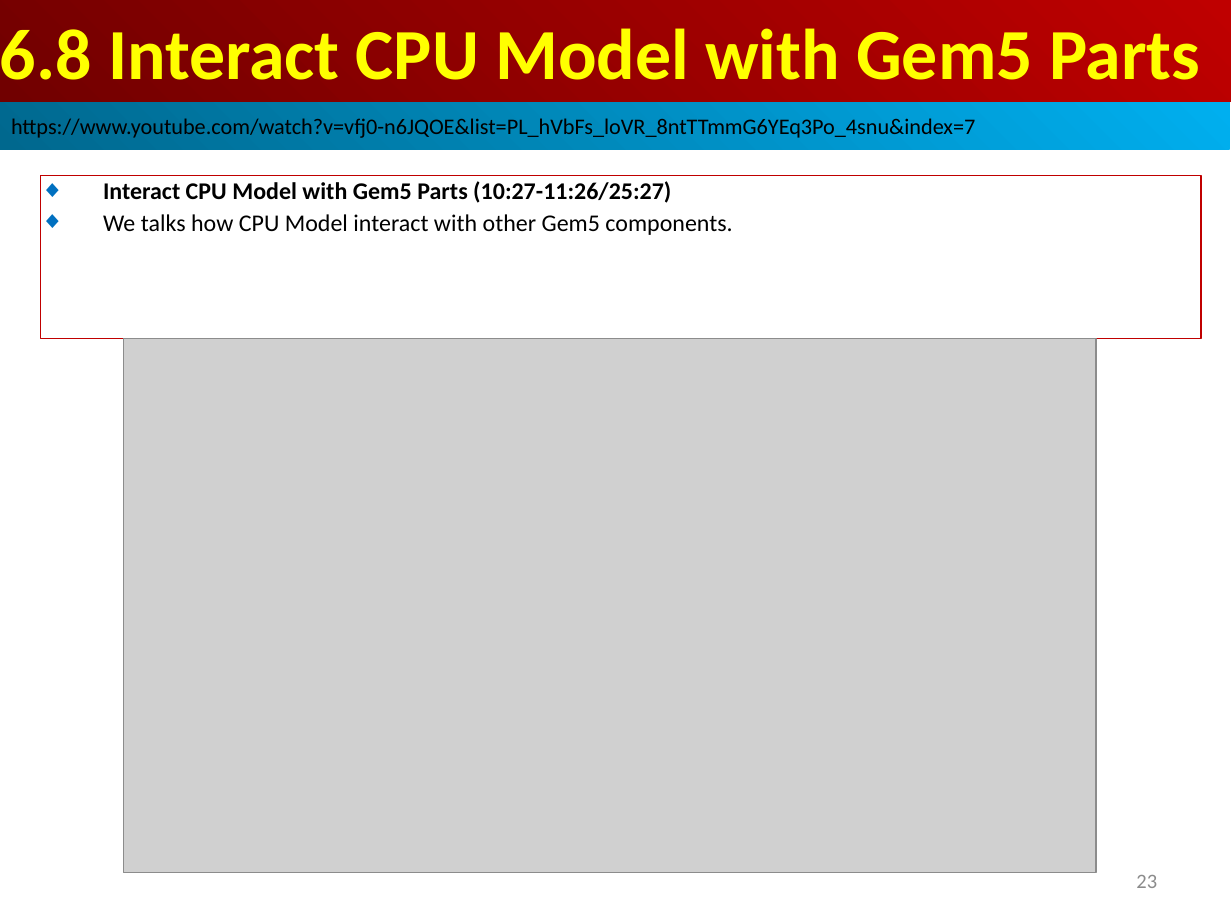
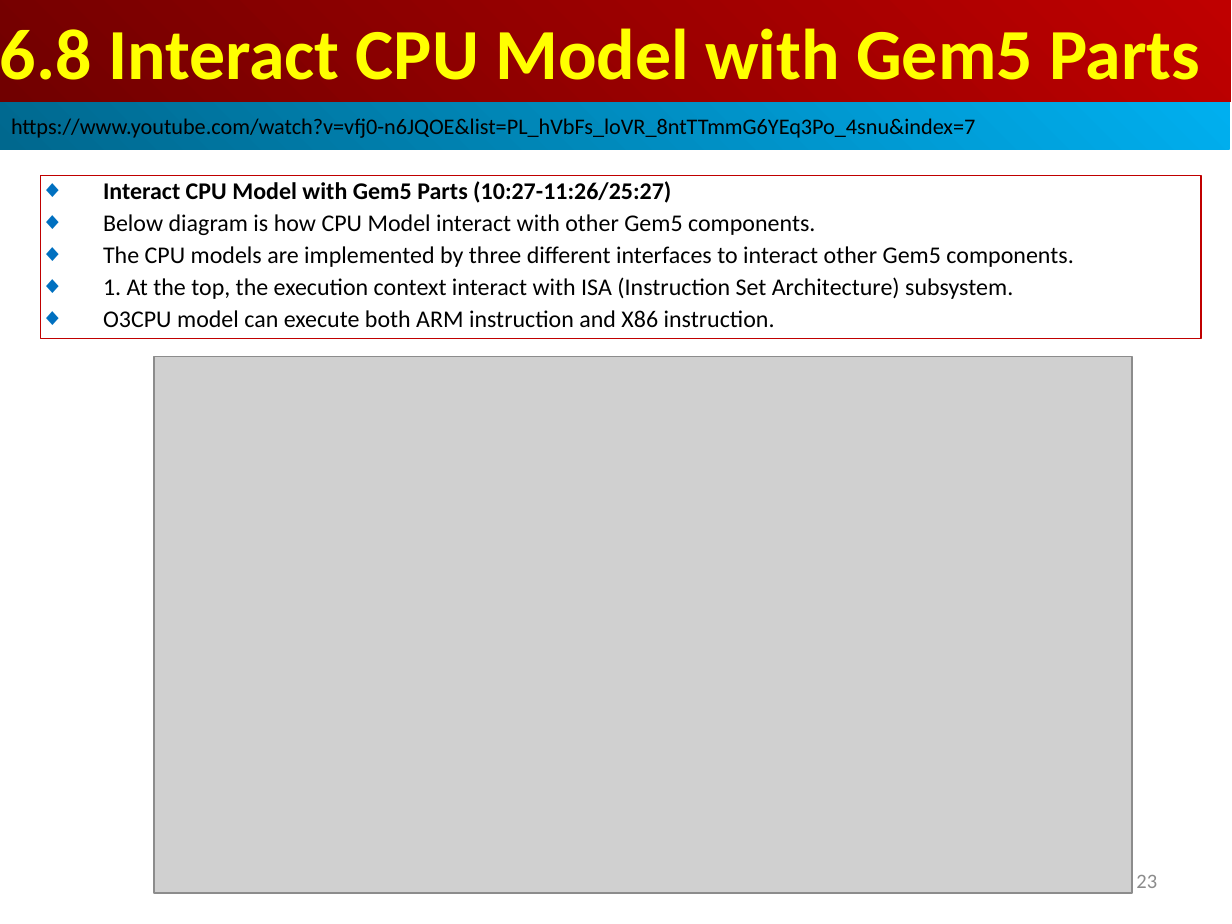
Before and after one commit to peterhchen/AIU_CS850_Gem5_McPAT, a slide deck: slide 23 of 050_Gem5/007.CPUModel/000_Video/007.CPUModel.ppt. Drawn at 1232x924 pixels with LibreOffice and Linux fonts; fonts in the diff are those of the drawing; grey boxes stand for pictures. Boxes give left, top, right and bottom in pixels: in the first picture for what was removed or moved away, otherwise in the second. Text is boxed around its words. In the diff, an @@ line names an element or a change of style, - is before the commit and + after.

```diff
--- a/050_Gem5/007.CPUModel/000_Video/007.CPUModel.ppt
+++ b/050_Gem5/007.CPUModel/000_Video/007.CPUModel.ppt
@@ text in rectangle at [103, 214, 1073, 327]: text changed @@
-◆ We talks how CPU Model interact with other Gem5 components.
+◆ Below diagram is how CPU Model interact with other Gem5 components.
+◆ The CPU models are implemented by three different interfaces to interact other Gem5 components.
+◆ 1. At the top, the execution context interact with ISA (Instruction Set Architecture) subsystem.
+◆ O3CPU model can execute both ARM instruction and X86 instruction.
@@ picture: place and size @@
-picture at [123, 339, 1096, 872]
+picture at [154, 356, 1132, 893]
```
Also in this commit, not shown: 3 slides added.
